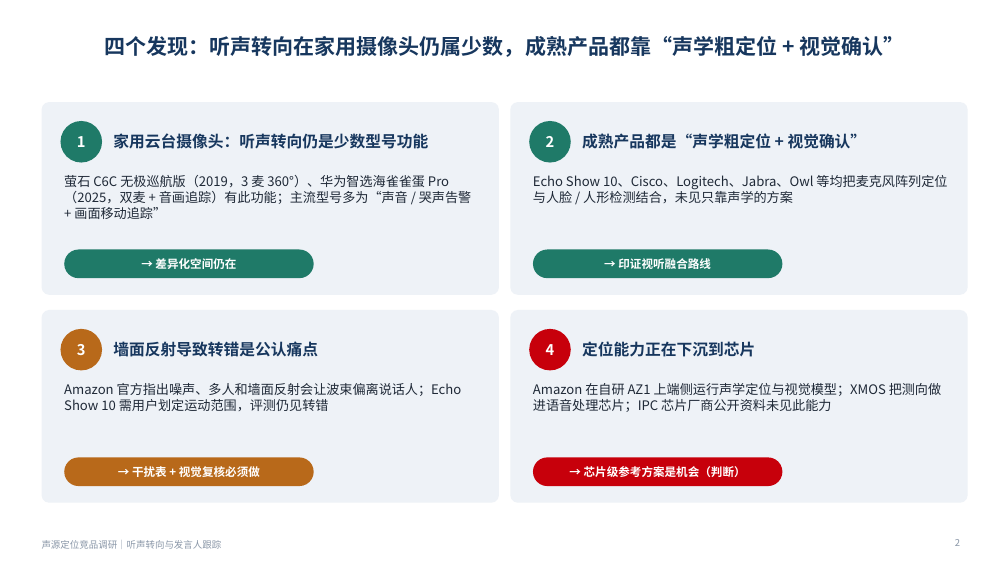
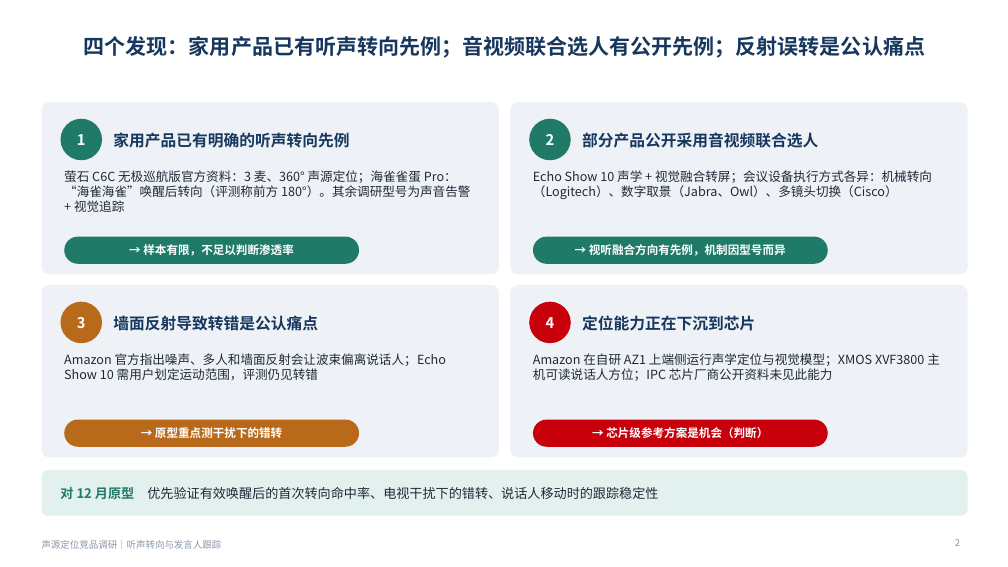
Before and after one commit to ZeroFoxxi/ssl-scene1, a slide deck: slide 2 of 声源定位竞品调研_听声转向与发言人跟踪.pptx. Drawn at 1008x567 pixels with LibreOffice and Linux fonts; fonts in the diff are those of the drawing. Boxes give left, top, right and bottom in pixels: in the first picture for what was removed or moved away, otherwise in the second. Text is boxed around its words. In the diff, an @@ line names an element or a change of style, - is before the commit and + after.

```diff
--- a/声源定位竞品调研_听声转向与发言人跟踪.pptx
+++ b/声源定位竞品调研_听声转向与发言人跟踪.pptx
@@ title at [84, 36, 925, 58]: text changed @@
-四个发现：听声转向在家用摄像头仍属少数，成熟产品都靠“声学粗定位 + 视觉确认”
+四个发现：家用产品已有听声转向先例；音视频联合选人有公开先例；反射误转是公认痛点
@@ rounded rectangle: place and size @@
-rounded rectangle at [42, 102, 499, 295]
+rounded rectangle at [42, 102, 499, 274]
@@ rounded rectangle: place and size @@
-rounded rectangle at [510, 102, 968, 295]
+rounded rectangle at [510, 102, 968, 274]
@@ text at [113, 132, 349, 148]: text changed @@
-家用云台摄像头：听声转向仍是少数型号功能
+家用产品已有明确的听声转向先例
@@ text at [582, 132, 818, 148]: text changed @@
-成熟产品都是“声学粗定位 + 视觉确认”
+部分产品公开采用音视频联合选人
@@ text at [64, 170, 470, 212]: text changed; size 12.5 to 12 pt @@
-萤石 C6C 无极巡航版（2019，3 麦 360°）、华为智选海雀雀蛋 Pro（2025，双麦 + 音画追踪）有此功能；主流型号多为“声音 / 哭声告警 + 画面移动追踪”
+萤石 C6C 无极巡航版官方资料：3 麦、360° 声源定位；海雀雀蛋 Pro：“海雀海雀”唤醒后转向（评测称前方 180°）。其余调研型号为声音告警 + 视觉追踪
@@ text at [533, 170, 932, 199]: text changed; size 12.5 to 12 pt @@
-Echo Show 10、Cisco、Logitech、Jabra、Owl 等均把麦克风阵列定位与人脸 / 人形检测结合，未见只靠声学的方案
+Echo Show 10 声学 + 视觉融合转屏；会议设备执行方式各异：机械转向（Logitech）、数字取景（Jabra、Owl）、多镜头切换（Cisco）
@@ rounded rectangle "→ 样本有限，不足以判断渗透率": place and size @@
-rounded rectangle "→ 样本有限，不足以判断渗透率" at [64, 250, 314, 278]
+rounded rectangle "→ 样本有限，不足以判断渗透率" at [64, 237, 359, 264]
@@ rounded rectangle "→ 视听融合方向有先例，机制因型号而异": place and size @@
-rounded rectangle "→ 视听融合方向有先例，机制因型号而异" at [533, 250, 783, 278]
+rounded rectangle "→ 视听融合方向有先例，机制因型号而异" at [533, 237, 828, 264]
@@ text in rounded rectangle at [143, 244, 293, 256]: text changed @@
-→ 差异化空间仍在
+→ 样本有限，不足以判断渗透率
@@ text in rounded rectangle at [589, 244, 786, 256]: text changed @@
-→ 印证视听融合路线
+→ 视听融合方向有先例，机制因型号而异
@@ rounded rectangle: place and size @@
-rounded rectangle at [42, 310, 499, 503]
+rounded rectangle at [42, 285, 499, 457]
@@ proportions changed in 4 elements at [42, 102, 499, 274], [510, 102, 968, 274], [42, 285, 499, 457], [510, 285, 968, 457] @@
@@ rounded rectangle: place and size @@
-rounded rectangle at [510, 310, 968, 503]
+rounded rectangle at [510, 285, 968, 457]
@@ 2 texts, 2 ellipses: place and size @@
-2 texts, 2 ellipses at [60, 329, 755, 371]
+2 texts, 2 ellipses at [60, 302, 755, 343]
@@ text "Amazon 官方指出噪声、多人和墙面反射会让波束偏离说话人；Echo Show 10 需用户划定运动范围，评测仍见转错": place and size @@
-text "Amazon 官方指出噪声、多人和墙面反射会让波束偏离说话人；Echo Show 10 需用户划定运动范围，评测仍见转错" at [64, 383, 462, 411]
+text "Amazon 官方指出噪声、多人和墙面反射会让波束偏离说话人；Echo Show 10 需用户划定运动范围，评测仍见转错" at [64, 353, 446, 380]
@@ text "Amazon 官方指出噪声、多人和墙面反射会让波束偏离说话人；Echo Show 10 需用户划定运动范围，评测仍见转错" at [64, 353, 446, 380]: size 12.5 to 12 pt @@
@@ text at [533, 353, 940, 381]: text changed; size 12.5 to 12 pt @@
-Amazon 在自研 AZ1 上端侧运行声学定位与视觉模型；XMOS 把测向做进语音处理芯片；IPC 芯片厂商公开资料未见此能力
+Amazon 在自研 AZ1 上端侧运行声学定位与视觉模型；XMOS XVF3800 主机可读说话人方位；IPC 芯片厂商公开资料未见此能力
@@ rounded rectangle "→ 原型重点测干扰下的错转": place and size @@
-rounded rectangle "→ 原型重点测干扰下的错转" at [64, 457, 314, 486]
+rounded rectangle "→ 原型重点测干扰下的错转" at [64, 420, 359, 447]
@@ text in rounded rectangle at [155, 427, 282, 438]: text changed @@
-→ 干扰表 + 视觉复核必须做
+→ 原型重点测干扰下的错转
@@ rounded rectangle "→ 芯片级参考方案是机会（判断）": place and size @@
-rounded rectangle "→ 芯片级参考方案是机会（判断）" at [533, 457, 783, 486]
+rounded rectangle "→ 芯片级参考方案是机会（判断）" at [533, 420, 828, 447]
@@ rounded rectangle added at [42, 470, 968, 516], fill #E3F1EE @@
@@ text added at [60, 487, 658, 499], 12.5 pt, text #1F2937 @@
+对 12 月原型 优先验证有效唤醒后的首次转向命中率、电视干扰下的错转、说话人移动时的跟踪稳定性
```
Also in this commit, not shown: 11 other slides changed, 3 other files.
